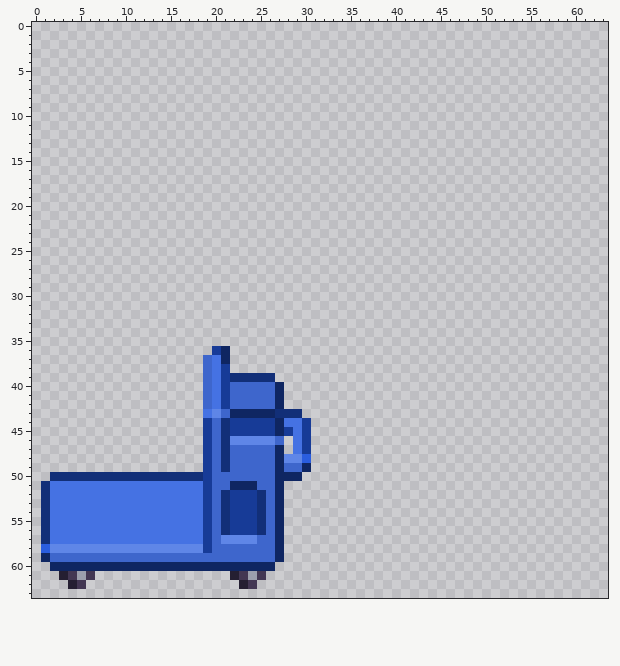
Pixel-art sprite, stored at Resources/Textures/_Funkystation/Objects/Specific/Mail/mailcart.rsi/cart.png. Above, as it was before the edit.
The file is 64x64 pixels. Colours within 5 levels of each other are drawn and written as one.
After the commit:
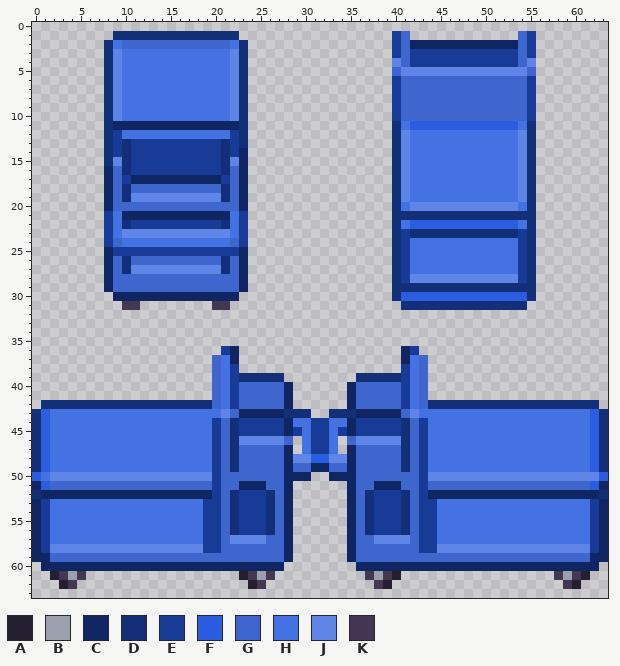
Palette (. is transparent): A #251f32  B #9c9fad  C #0f2662  D #122f78  E #173b97  F #2a5ddf  G #3e66cc  H #4572e3  J #5f86e7  K #433753
The exact change:
Changed rows in their new state; - is an unchanged pixel.
first column x 8:
 1 -DDDDDDDDDDDDDD-----------------EG------------GE
 2 DHGGGGGGGGGGGGHD----------------EGCCCCCCCCCCCCGE
 3 DJHHHHHHHHHHHHJD----------------EGEEEEEEEEEEEEGE
 4 DJHHHHHHHHHHHHJD----------------JGEEEEEEEEEEEEGJ
 5 DJHHHHHHHHHHHHJD----------------GJJJJJJJJJJJJJJG
 6 DJHHHHHHHHHHHHJD----------------EGGGGGGGGGGGGGGE
 7 DJHHHHHHHHHHHHJD----------------EGGGGGGGGGGGGGGE
 8 DJHHHHHHHHHHHHJD----------------EGGGGGGGGGGGGGGE
 9 DJHHHHHHHHHHHHJD----------------EGGGGGGGGGGGGGGE
10 DJHHHHHHHHHHHHJD----------------EGGGGGGGGGGGGGGE
11 DCCCCCCCCCCCCCCD----------------DHFFFFFFFFFFFFHD
12 DEHHHHHHHHHHHHED----------------DJHHHHHHHHHHHHJD
13 DEDEEEEEEEEEEDED----------------DJHHHHHHHHHHHHJD
14 DEDEEEEEEEEEEDEC----------------DJHHHHHHHHHHHHJD
15 DJDEEEEEEEEEEDJC----------------DJHHHHHHHHHHHHJD
16 CGDEEEEEEEEEEDGC----------------DJHHHHHHHHHHHHJD
17 CGECCCCCCCCCCEGC----------------DJHHHHHHHHHHHHJD
18 CGDGGGGGGGGGGDGC----------------DJHHHHHHHHHHHHJD
19 CGDJJJJJJJJJJDGC----------------DJHHHHHHHHHHHHJD
20 CGGGGGGGGGGGGGGC----------------DHJJJJJJJJJJJJHD
21 EHCCCCCCCCCCCCHE----------------DDDDDDDDDDDDDDDD
22 EHDEEEEEEEEEEDHE----------------DHFFFFFFFFFFFFHD
23 EHJJJJJJJJJJJJHE----------------DEDDDDDDDDDDDDED
24 EGHHHHHHHHHHHHGE----------------DEHHHHHHHHHHHHED
25 CEEEEEEEEEEEEEEC----------------DEHHHHHHHHHHHHED
26 CGDGGGGGGGGGGDGC----------------DEHHHHHHHHHHHHED
27 CGDJJJJJJJJJJDGC----------------DEHHHHHHHHHHHHED
28 CGGGGGGGGGGGGGGC----------------DEJJJJJJJJJJJJED
29 CGGGGGGGGGGGGGGC----------------DDDDDDDDDDDDDDDD
30 -CCCCCCCCCCCCCC-----------------DFFFFFFFFFFFFFFD
31 --KK--------KK-------------------DDDDDDDDDDDDDD-
first column x 0:
36 --------------------.EC------------------CE---------------------
37 -------------------.GHC------------------CHG--------------------
38 -------------------.GHE------------------EHG--------------------
39 -------------------.GHE----D--------DDDDDEHG--------------------
40 -------------------.GHE----GC------CGGGGGEHG--------------------
41 -------------------.GHE----GC------CGGGGGEHG--------------------
42 -DDDDDDDDDDDDDDDDDDDGHE----GC------CGGGGGEHGDDDDDDDDDDDDDDDDDDD-
43 DFHHHHHHHHHHHHHHHHH-HJG----C--D--DDDCCCCCGJHHHHHHHHHHHHHHHHHHHFD
44 DFHHHHHHHHHHHHHHHHHHEGD----EC-HEEHHCEEEEEDGEHHHHHHHHHHHHHHHHHHFD
45 DFHHHHHHHHHHHHHHHHHHEGD----ECEHEEHECEEEEEDGEHHHHHHHHHHHHHHHHHHFD
46 DFHHHHHHHHHHHHHHHHHHEGD----JG.HEEH-GJJJJJDGEHHHHHHHHHHHHHHHHHHFD
47 DFHHHHHHHHHHHHHHHHHHEGD----GC.HEEH-CGGGGGDGEHHHHHHHHHHHHHHHHHHFD
48 DFHHHHHHHHHHHHHHHHHHEGD----GC-JFFJJCGGGGGDGEHHHHHHHHHHHHHHHHHHFD
49 DFHHHHHHHHHHHHHHHHHHEGD----GC-GCCGGCGGGGGDGEHHHHHHHHHHHHHHHHHHFD
50 FHJJJJJJJJJJJJJJJJJJE------G--C--CCCGGGGGGGEJJJJJJJJJJJJJJJJJJJF
51 CFGGGGGGGGGGGGGGGGGGE-G--C-GC------CGGCCCGGEGGGGGGGGGGGGGGGGGGFC
52 DCCCCCCCCCCCCCCCCCCCEGD--EDGC------CGDEEEDGECCCCCCCCCCCCCCCCCCCD
53 CE------------------EGD--EDGC------CGDEEEDGEEHHHHHHHHHHHHHHHHHEC
54 CE------------------EGD--EDGC------CGDEEEDGEEHHHHHHHHHHHHHHHHHEC
55 CE------------------EGD--EDGC------CGDEEEDGEEHHHHHHHHHHHHHHHHHEC
56 CE------------------EGD--EDGC------CGDEEEDGEEHHHHHHHHHHHHHHHHHEC
57 CE------------------EG---J-GC------CGGJJJJGEEHHHHHHHHHHHHHHHHHEC
58 CE------------------E------GC------CGGGGGGGEEJJJJJJJJJJJJJJJJJEC
59 C--------------------------GC------CGGGGGGGGGGGGGGGGGGGGGGGGGGCC
60 -C-------------------------C--------CCCCCCCCCCCCCCCCCCCCCCCCCCC-
61 --AKBK.---------------.AKBK----------KBKA-----------------KBKA--
62 ---AK.-----------------.AK------------KA-------------------KA---
